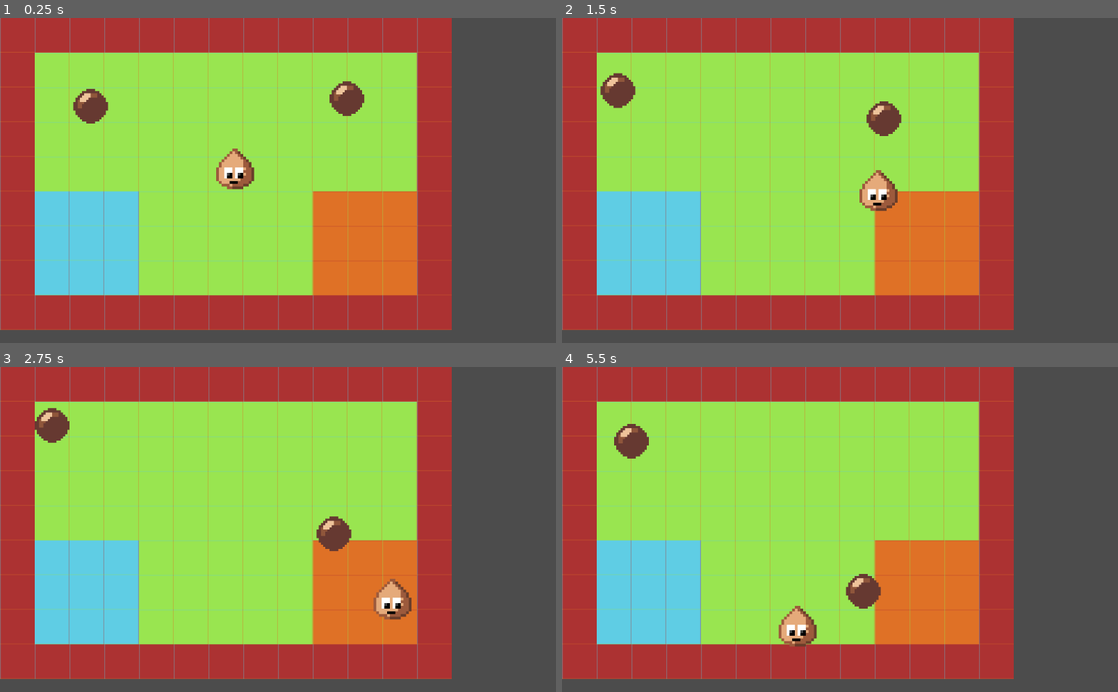
Above: before the commit, frames 1-4 (two rows, left to right).
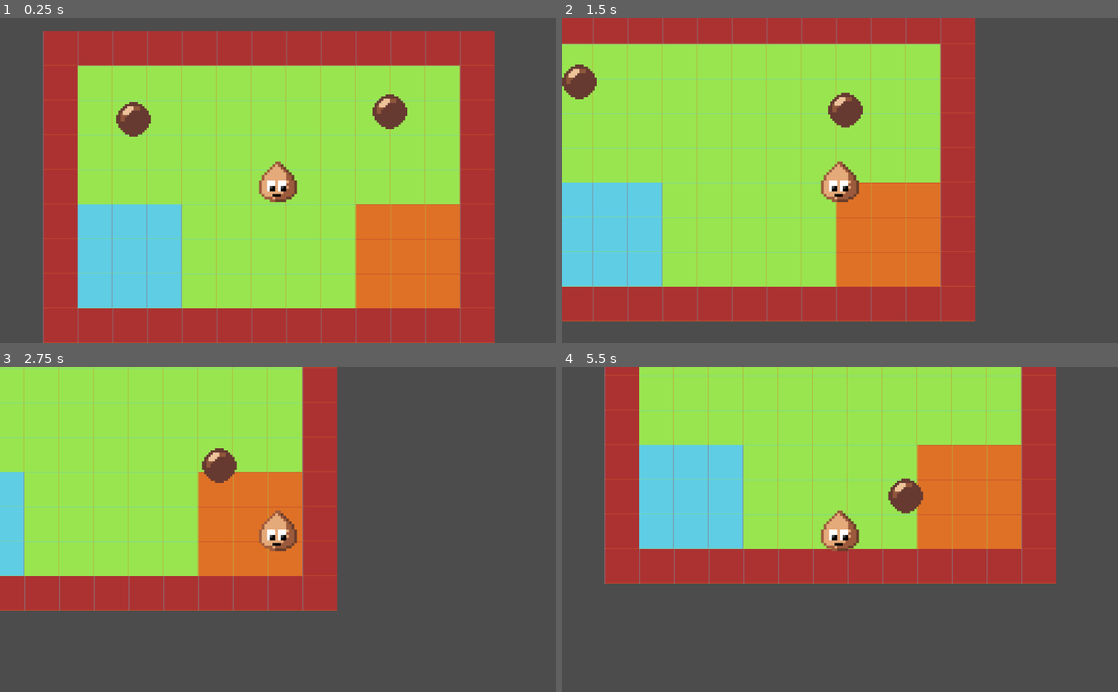
Above: after the commit, the same moments.

Repository: NicoheroesDX/growup
Game: Godot game, scene res://src/Main.tscn
Same seed, same stepped clock (60 frames per second), same inputs: the game is played once before the commit and once after it.
Inputs:
- Up to frame 1 (0.25 s): no input
- Up to frame 2 (1.5 s): hold D (growup_right) 0.53-1.28 s; hold S (growup_down) from 1.28 s (still down)
- Up to frame 3 (2.75 s): release S (growup_down) at 2.03 s; hold D (growup_right) from 2.03 s (still down)
- Up to frame 4 (5.5 s): release D (growup_right) at 2.78 s; hold Ctrl (growup_dash) 2.78-3.53 s; hold A (growup_left) 3.53-5.03 s; hold S (growup_down) from 5.03 s (still down)

The runs differ from the first frame. In frame 1, 47% of the frame differs, in the area x 0-89%, y 0-100%; in frame 2, 32%; in frame 3, 61%; in frame 4, 66%, in the area x 0-89%, y 0-97%.

Commit message:
Added moving camera

Diff:
--- a/src/actors/Player.gd
+++ b/src/actors/Player.gd
@@ -2,24 +2,45 @@
 
 const projectilePath = preload('res://src/entities/Projectile.tscn')
 
-var experience = 0
+var isDashing = false
+
+var dashCoolDown = 25
+var dashTimer = 0
+var dashLength = 10
+var dashSpeed = 1000
 
 func _ready():
 	speed = 200
 
 func control_player():
-	velocity = Vector2()
-	if Input.is_action_pressed("growup_up"):
-		velocity.y -= 1
-	if Input.is_action_pressed("growup_left"):
-		velocity.x -= 1
-	if Input.is_action_pressed("growup_right"):
-		velocity.x += 1
-	if Input.is_action_pressed("growup_down"):
-		velocity.y += 1
 
-	velocity = velocity.normalized() * speed
+	if !isDashing:
+		velocity = Vector2()
+		if Input.is_action_pressed("growup_up"):
+			velocity.y -= 1
+		if Input.is_action_pressed("growup_left"):
+			velocity.x -= 1
+		if Input.is_action_pressed("growup_right"):
+			velocity.x += 1
+		if Input.is_action_pressed("growup_down"):
+			velocity.y += 1
+
+		if dashTimer == 0 && Input.is_action_just_pressed("growup_dash"):
+			velocity = velocity.normalized() * dashSpeed
+			dashTimer += 1
+			isDashing = true
+		else:
+			velocity = velocity.normalized() * speed
+	else:
+		velocity = velocity.normalized() * dashSpeed
 
 func _physics_process(delta):
+	if (dashTimer > 0):
+		dashTimer+=1
+		if (dashTimer > dashLength):
+			isDashing = false
+		if (dashTimer > dashCoolDown):
+			dashTimer = 0
+			isDashing = false
 	control_player()
 	velocity = move_and_slide(velocity)
--- a/src/levels/LevelTemplate.gd
+++ b/src/levels/LevelTemplate.gd
@@ -5,7 +5,6 @@
 const projectilePath = preload('res://src/entities/Projectile.tscn')
 
 func _process(delta):
-
 	if Input.is_action_just_pressed("growup_shoot_up"):
 		player_shoot(Vector2(0,-1000))
 	if Input.is_action_just_pressed("growup_shoot_down"):
@@ -15,11 +14,9 @@
 	if Input.is_action_just_pressed("growup_shoot_right"):
 		player_shoot(Vector2(1000,0))
 
-
-
 func player_shoot(projectileVelocity):
 	var projectile = projectilePath.instance()
-	var spawnPosition = Vector2(player.position.x, player.position.y - 10)
+	var spawnPosition = Vector2(player.position.x, player.position.y)
 	projectile.position = spawnPosition
 	projectile.velocity = projectileVelocity
 	add_child(projectile)
--- a/src/levels/LevelTemplate.tscn
+++ b/src/levels/LevelTemplate.tscn
@@ -1,9 +1,10 @@
-[gd_scene load_steps=8 format=2]
+[gd_scene load_steps=9 format=2]
 
 [ext_resource path="res://src/actors/Player.tscn" type="PackedScene" id=1]
 [ext_resource path="res://src/assets/tilesets/level0.png" type="Texture" id=2]
 [ext_resource path="res://src/actors/Enemy.tscn" type="PackedScene" id=3]
 [ext_resource path="res://src/levels/LevelTemplate.gd" type="Script" id=4]
+[ext_resource path="res://src/levels/PlayerCamera.gd" type="Script" id=5]
 
 [sub_resource type="ConvexPolygonShape2D" id=1]
 points = PoolVector2Array( 0, 0, 16, 0, 16, 16, 0, 16 )
@@ -102,3 +103,7 @@
 
 [node name="Enemy2" parent="." instance=ExtResource( 3 )]
 position = Vector2( 159.75, 37.25 )
+
+[node name="PlayerCamera" type="Camera2D" parent="."]
+current = true
+script = ExtResource( 5 )
--- /dev/null
+++ b/src/levels/PlayerCamera.gd
@@ -0,0 +1,8 @@
+extends Camera2D
+
+onready var player: KinematicBody2D = get_parent().get_node("Player")
+
+func _process(delta):
+	print(player.position)
+	position.x=player.position.x
+	position.y=player.position.y
